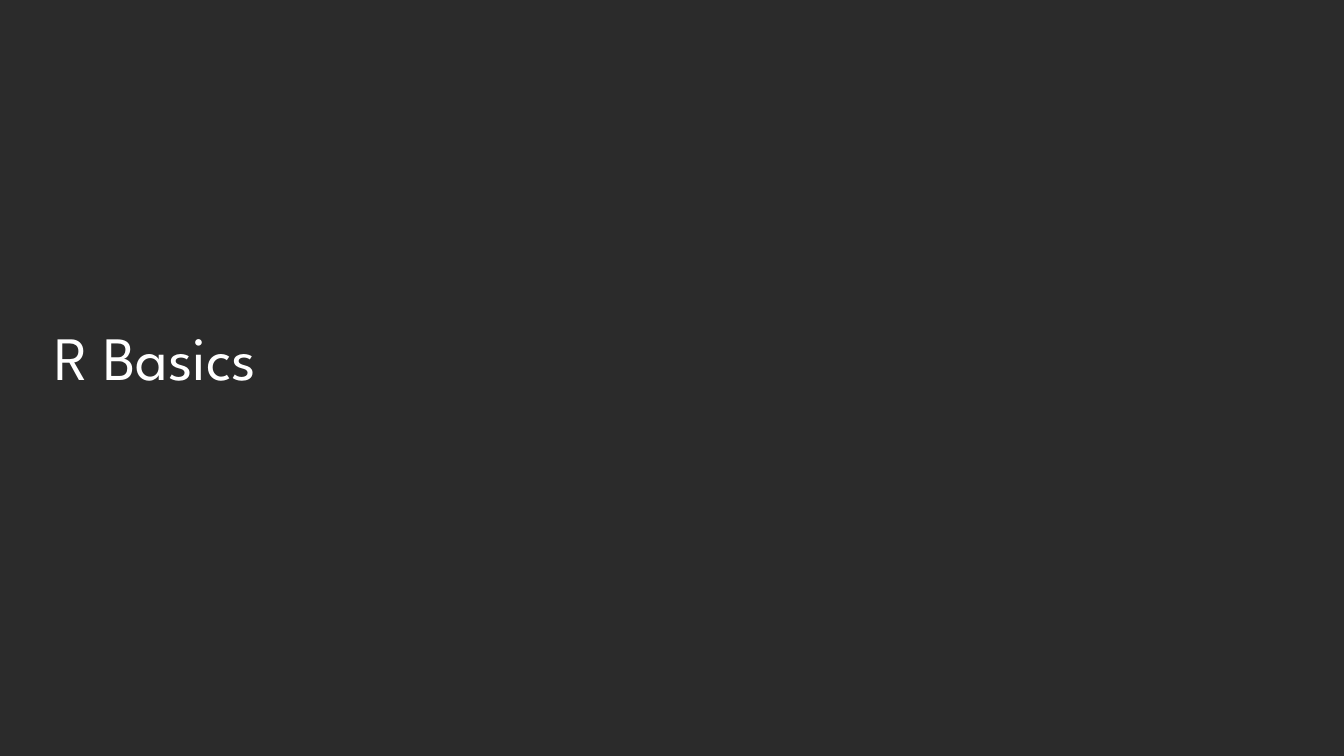
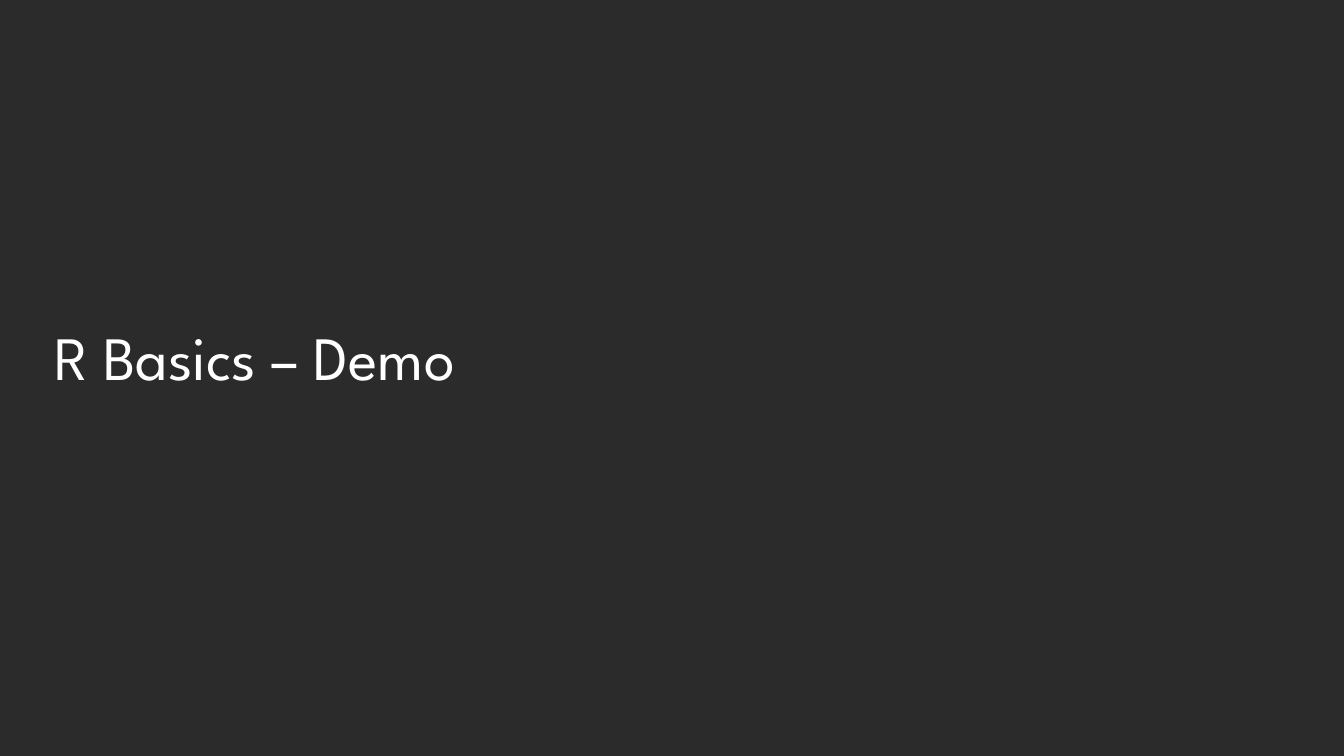
Before and after one commit to DustinEwers/r-talk-demos, a slide deck: slide 19 of slides/r_slides.pptx. Drawn at 1344x756 pixels with LibreOffice and Linux fonts; fonts in the diff are those of the drawing; background and template pictures are left out; a plain dark background stands for a picture behind light text. Boxes give left, top, right and bottom in pixels: in the first picture for what was removed or moved away, otherwise in the second. Text is boxed around its words. In the diff, an @@ line names an element or a change of style, - is before the commit and + after.

```diff
--- a/slides/r_slides.pptx
+++ b/slides/r_slides.pptx
@@ title at <box>54,339,455,381</box>: text changed @@
-R Basics
+R Basics – Demo
```
Also in this commit, not shown: 4 other slides changed, 3 slides added, 1 other file.
